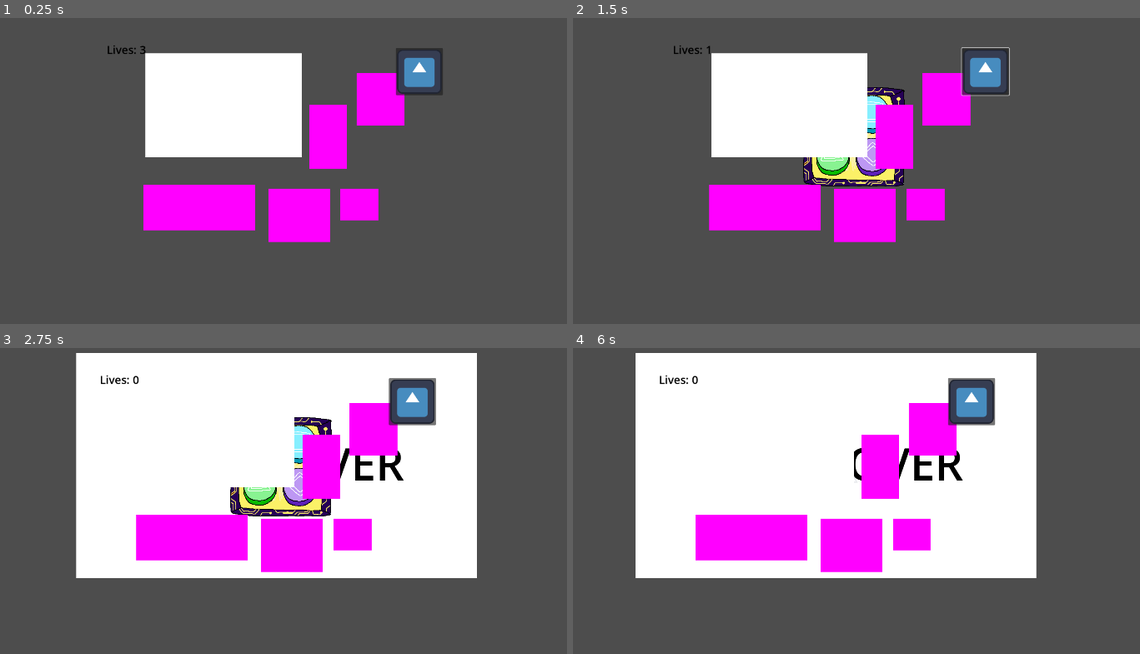
Above: before the commit, frames 1-4 (two rows, left to right).
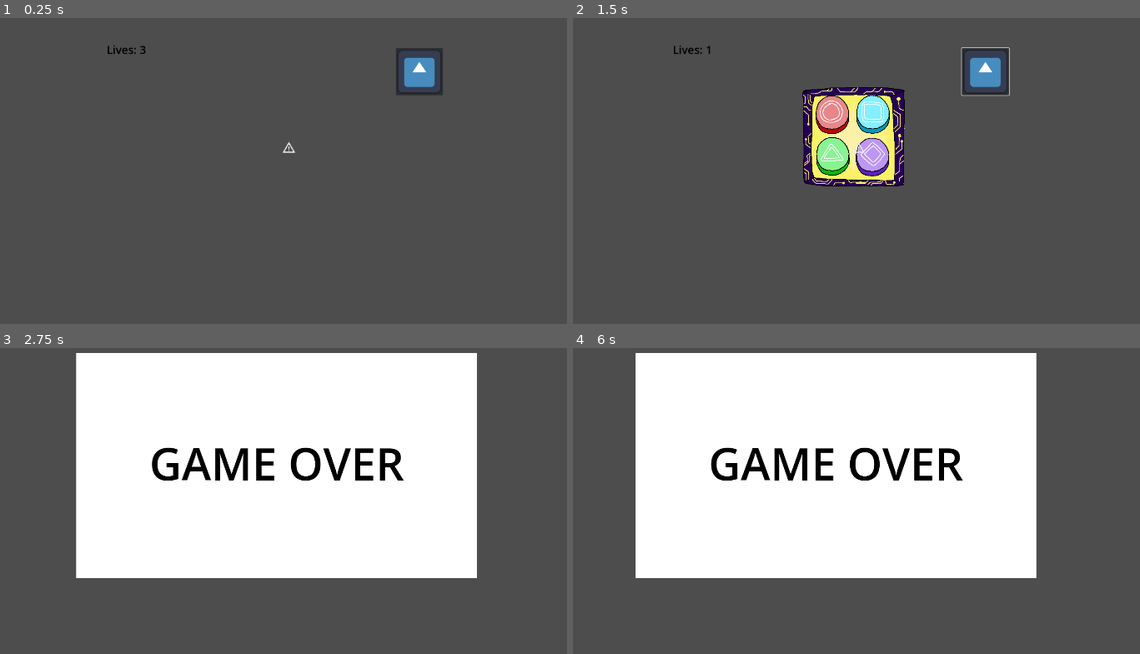
Above: after the commit, the same moments.

Repository: Hyper-Burner/Town-One-2024
Game: Godot game, scene res://Nodes/Scenes/Main.tscn
Same seed, same stepped clock (60 frames per second), same inputs: the game is played once before the commit and once after it. The engine's default icon, where the game draws it, is replaced by a stand-in: a white triangle on a blue panel in a dark square.
Inputs (mouse positions are in pixels of both pictures, inside the frame that each line leads up to):
- Up to frame 1 (0.25 s): no input
- Up to frame 2 (1.5 s): click (992, 73) at 0.5 s; tap Enter at 1.25 s; move the mouse to (771, 207) at 1.27 s; hold D (Right) from 1.28 s (still down); tap E (Interact) at 1.35 s
- Up to frame 3 (2.75 s): release D (Right) at 2 s; click (260, 445) at 2 s
- Up to frame 4 (6 s): click (873, 445) at 2.75 s; click (833, 485) at 3.5 s; click (873, 485) at 4.25 s; tap Space at 5 s; move the mouse to (947, 427) at 5.02 s; hold S (Down) 5.03-5.78 s; click (947, 427) at 5.1 s; tap Enter at 5.75 s; move the mouse to (924, 534) at 5.77 s; hold D (Right) from 5.78 s (still down); tap E (Interact) at 5.85 s

The runs differ from the first frame. In frame 1, 18% of the frame differs, in the area x 25-72%, y 11-74%; in frame 2, 18%; in frame 3, 13%; in frame 4, 11%.

Commit message:
bug fixes
Removed reactor.tscn
Moved gameover to diaplsy ontop

Diff:
--- a/Nodes/Scenes/Main.tscn
+++ b/Nodes/Scenes/Main.tscn
@@ -17,6 +17,7 @@
 script = ExtResource("1_loay8")
 
 [node name="GameOver" parent="." instance=ExtResource("1_s38xt")]
+z_index = 10
 
 [node name="LivesCounter" parent="." instance=ExtResource("2_su0ge")]
 
--- a/Nodes/Scenes/Map/over_world.tscn
+++ b/Nodes/Scenes/Map/over_world.tscn
@@ -1,6 +1,4 @@
-[gd_scene load_steps=3 format=3 uid="uid://c7dtb2c0jcio"]
-
-[ext_resource type="PackedScene" uid="uid://dqfkb057sph4e" path="res://Nodes/Scenes/Minigames/NavigationMinigame/NavigatoinMinigame.tscn" id="1_qnhq2"]
+[gd_scene load_steps=2 format=3 uid="uid://c7dtb2c0jcio"]
 
 [sub_resource type="WorldBoundaryShape2D" id="WorldBoundaryShape2D_jldsg"]
 normal = Vector2(-8.74228e-08, -1)
@@ -34,6 +32,3 @@
 [node name="CollisionPolygon2D" type="CollisionPolygon2D" parent="ShipBody"]
 build_mode = 1
 polygon = PackedVector2Array(-203, -1289, 230, -1295, 507, -927, 498, -277, 1178, -293, 1146, 472, 521, 476, 502, 1084, 1168, 1079, 1144, 1547, 526, 1514, 517, 1284, -532, 1278, -523, 1601, -1260, 1565, -1271, 1054, -537, 1071, -514, 374, -1311, 352, -1272, -269, -521, -280, -495, -981)
-
-[node name="NavigatoinMinigame" parent="." instance=ExtResource("1_qnhq2")]
-position = Vector2(1, 6)
--- a/Nodes/Scenes/Reactor.tscn
+++ /dev/null
@@ -1,6 +0,0 @@
-[gd_scene load_steps=2 format=3 uid="uid://cppfuo171wbpx"]
-
-[ext_resource type="Script" path="res://Nodes/Scenes/machine.gd" id="1_6uewv"]
-
-[node name="Machine" type="Area2D"]
-script = ExtResource("1_6uewv")
Not shown: 1 places in Nodes/Scenes/Machine.tscn that only renumber resources
Not shown: 1 places in Nodes/Scenes/Main.tscn that only renumber resources
Not shown: 1 places in Nodes/Scenes/game_over.tscn that only renumber resources
